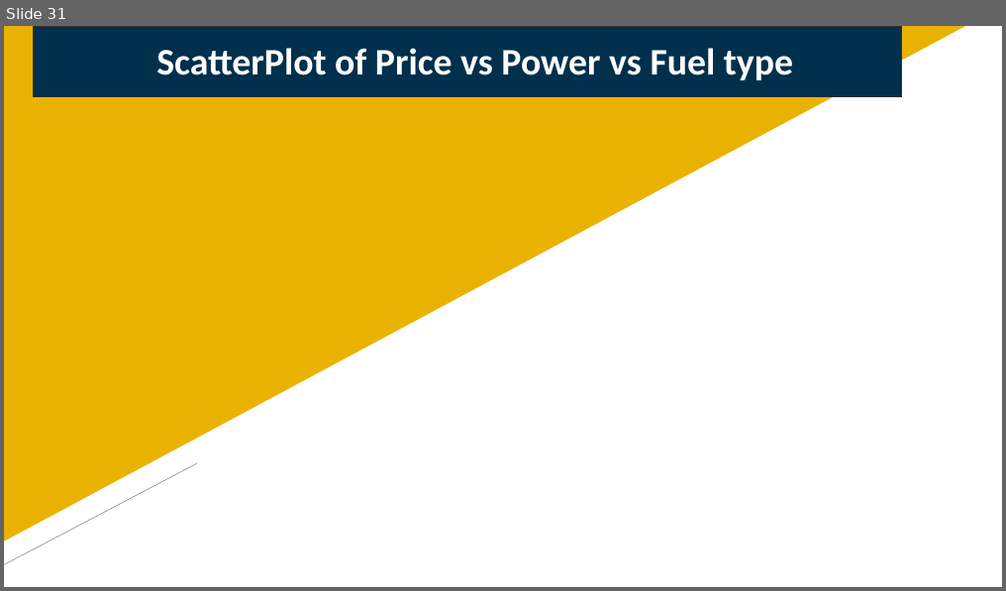
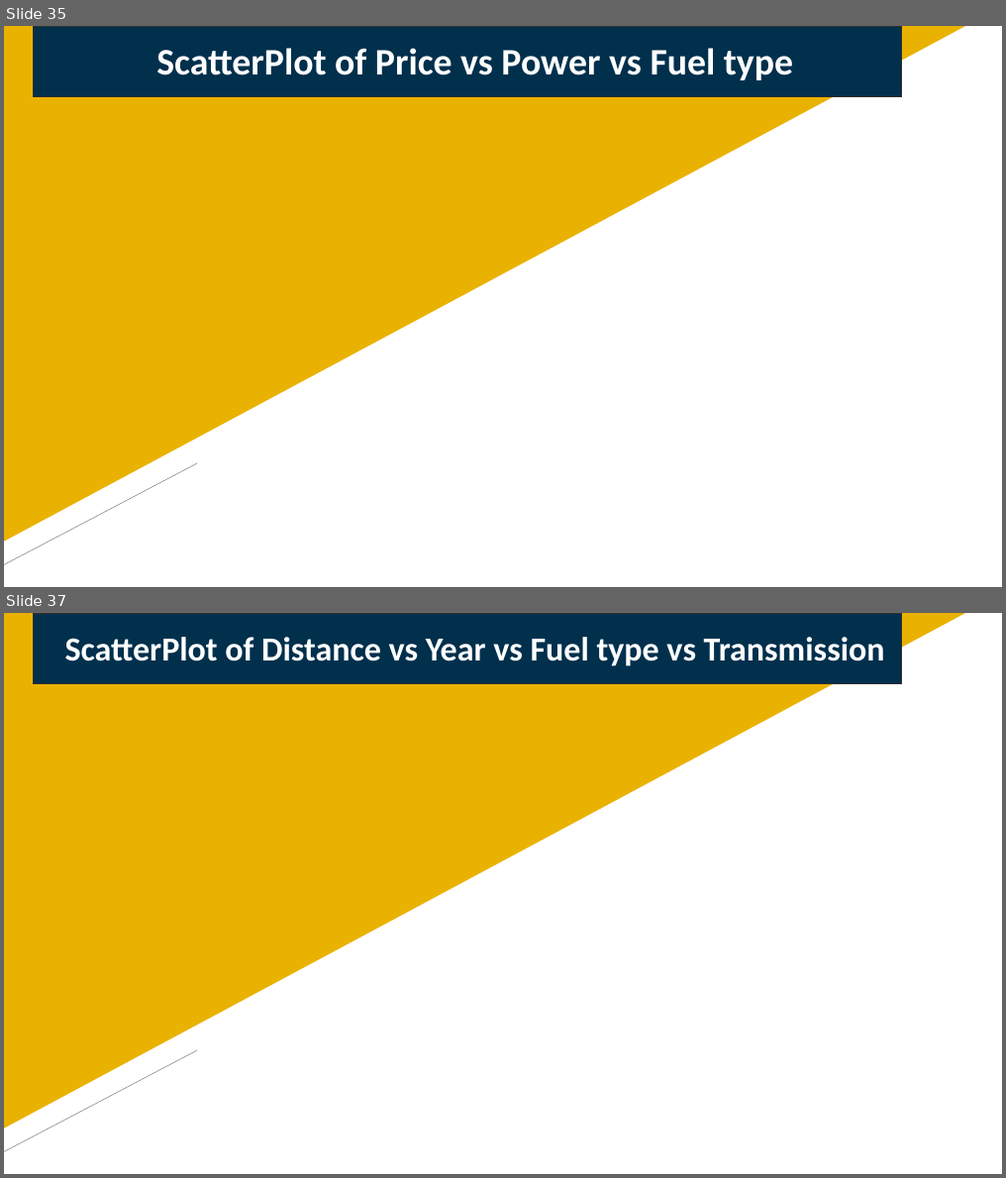
Before and after one commit to Defcon27/Data-Analysis-of-Indian-Automobile-dataset-using-Machine-Learning-in-R, a slide deck: Analysis on Automobile Dataset.pptx. Shown one above the other, each under a label of ours: slide 31 before the commit, slides 35 and 37 after it; the slides between them are not shown. The pictures are 1006x591 and 1006x1178 pixels, drawn with LibreOffice and Linux fonts; fonts in the diff are those of the drawing; background and template pictures are left out. Boxes give left, top, right and bottom in pixels: in the first picture for what was removed or moved away, otherwise in the second. Text is boxed around its words. In the diff, an @@ line names an element or a change of style, - is before the commit and + after.

```diff
--- a/Analysis on Automobile Dataset.pptx
+++ b/Analysis on Automobile Dataset.pptx
@@ slide 37 added at box(4, 613, 1002, 1174), background picture (left out); not listed: 2 template elements that a slide beside it also shows @@
@@ title added at box(33, 613, 901, 683), fill #01304D, outline #2F2F2F 1 pt, 32.4 pt, text #FFFFFF, bold @@
+ScatterPlot of Distance vs Year vs Fuel type vs Transmission
@@ what was slide 31 is now slide 35 @@
```
Also in this commit, not shown: 1 slide changed, 13 other slides added.
